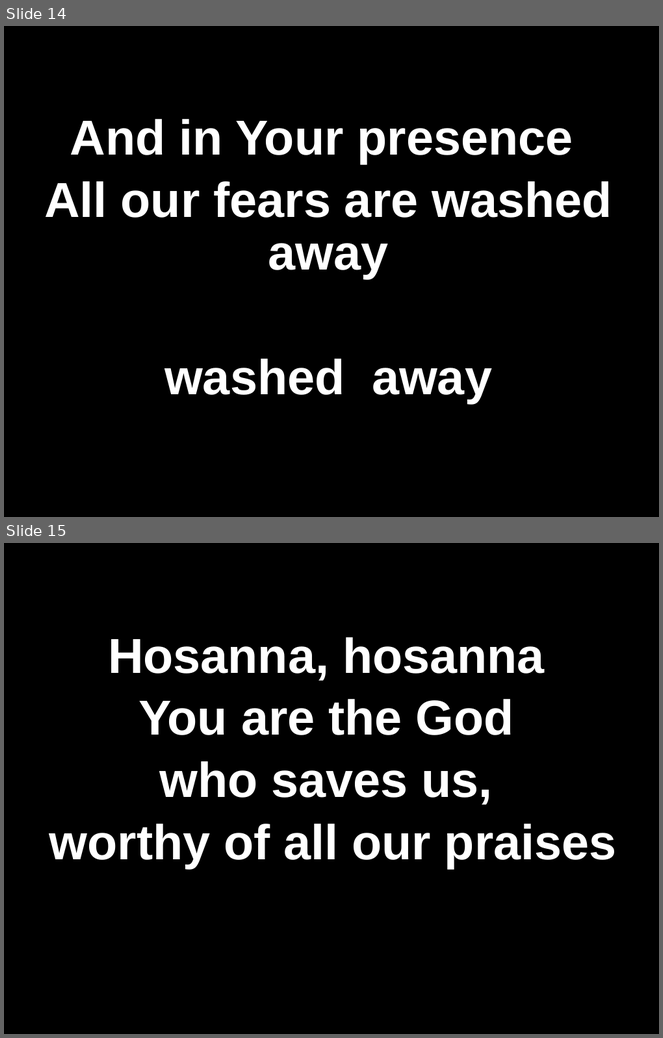
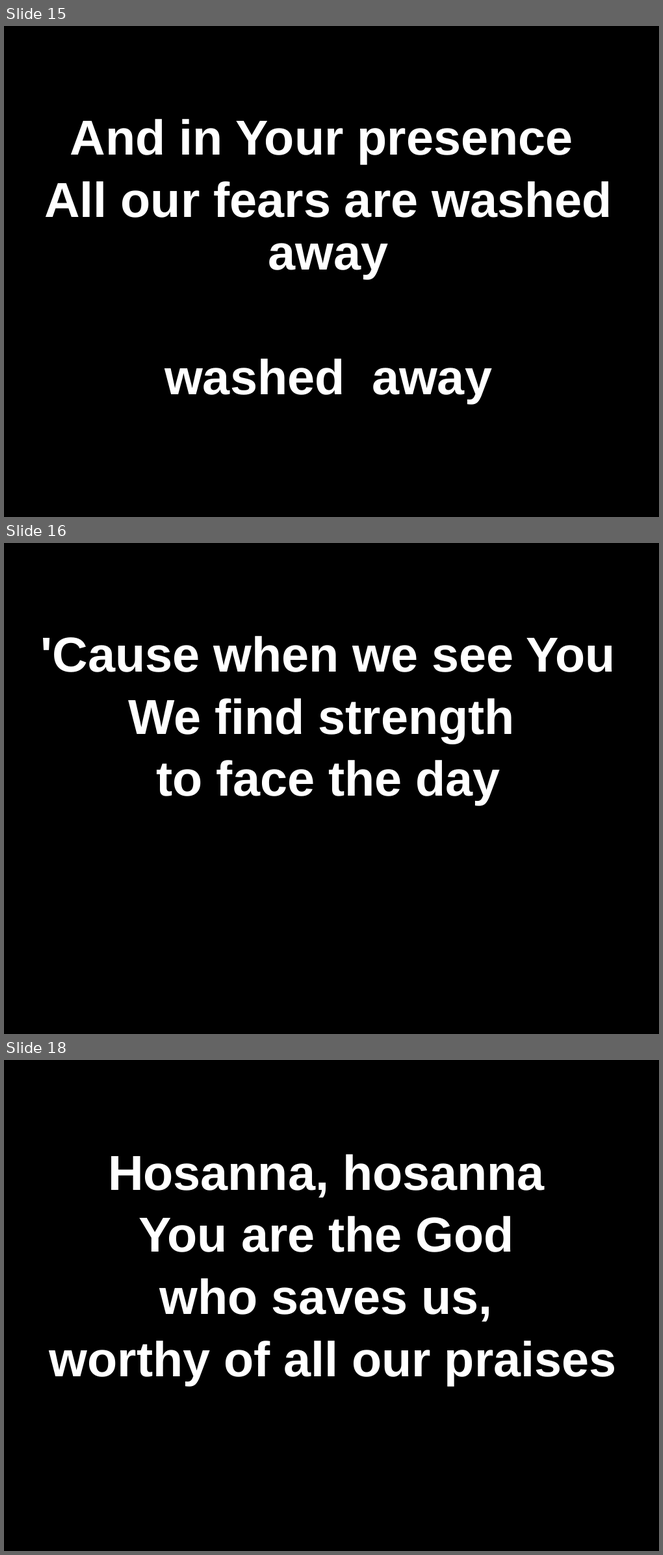
Before and after one commit to kendall412/worship, a slide deck: Hosanna (Praise is Rising).pptx. Shown one above the other, each under a label of ours: slides 14 and 15 before the commit, slides 15, 16 and 18 after it; the slides between them are not shown. The pictures are 663x1038 and 663x1555 pixels, drawn with LibreOffice and Linux fonts; fonts in the diff are those of the drawing. Boxes give left, top, right and bottom in pixels: in the first picture for what was removed or moved away, otherwise in the second. Text is boxed around its words. In the diff, an @@ line names an element or a change of style, - is before the commit and + after.

```diff
--- a/Hosanna (Praise is Rising).pptx
+++ b/Hosanna (Praise is Rising).pptx
@@ slide 16 added at (x1=4, y1=543, x2=659, y2=1034), background #000000 @@
@@ subtitle added at (x1=41, y1=636, x2=616, y2=805), 54 pt, text #FFFFFF, bold @@
+'Cause when we see You
+We find strength
+to face the day
@@ what was slide 14 is now slide 15 @@
@@ what was slide 15 is now slide 18 @@
```
Also in this commit, not shown: 3 other slides added, 13 other files.
